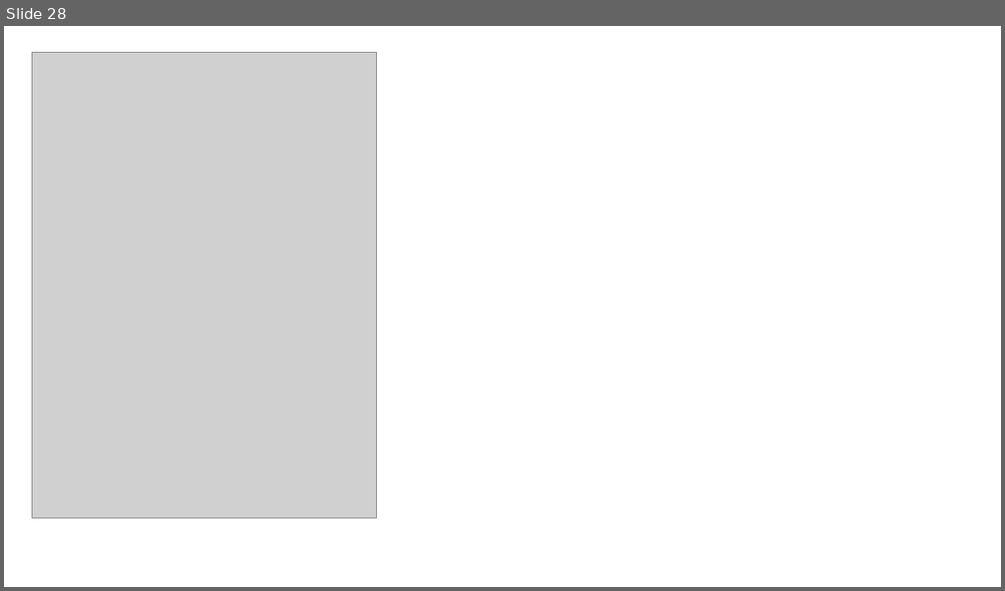
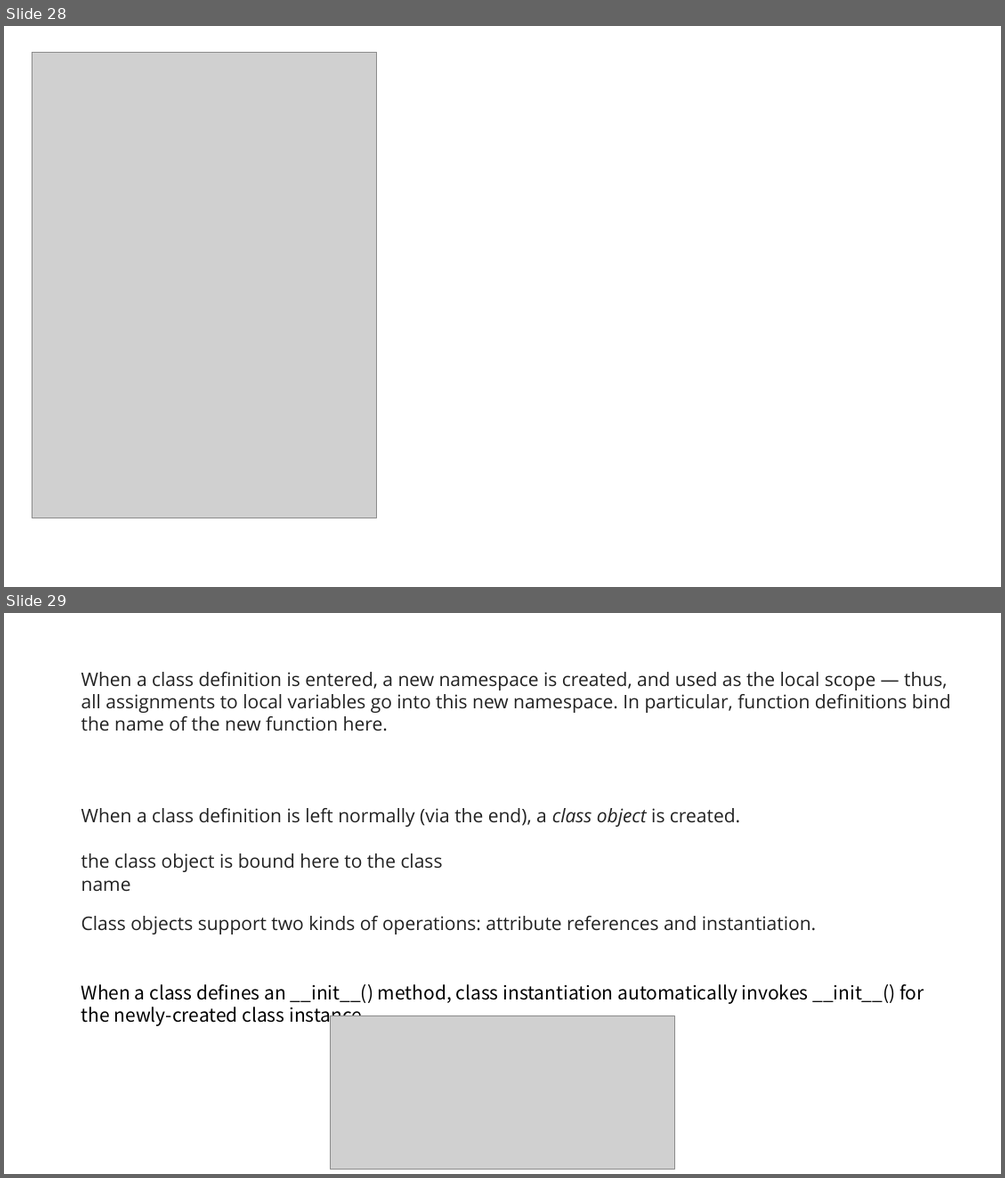
Before and after one commit to bilosikia/learnMarks, a slide deck: python.pptx. Shown one above the other, each under a label of ours: slide 28 before the commit, slides 28 and 29 after it. The pictures are 1005x591 and 1005x1178 pixels, drawn with LibreOffice and Linux fonts; fonts in the diff are those of the drawing; grey boxes stand for pictures. Boxes give left, top, right and bottom in pixels: in the first picture for what was removed or moved away, otherwise in the second. Text is boxed around its words. In the diff, an @@ line names an element or a change of style, - is before the commit and + after.

```diff
--- a/python.pptx
+++ b/python.pptx
@@ slide 29 added at bbox=[4, 613, 1001, 1174], background #FFFFFF @@
@@ text added at bbox=[81, 672, 951, 731], 18 pt, text #222222 @@
+When a class definition is entered, a new namespace is created, and used as the local scope — thus, all assignments to local variables go into this new namespace. In particular, function definitions bind the name of the new function here.
@@ text added at bbox=[81, 808, 740, 827], 18 pt, text #222222 @@
+When a class definition is left normally (via the end), a class object is created.
@@ text added at bbox=[81, 853, 443, 872], 18 pt, text #222222 @@
+the class object is bound here to the class name
@@ text added at bbox=[81, 916, 816, 934], 18 pt, text #222222 @@
+Class objects support two kinds of operations: attribute references and instantiation.
@@ text added at bbox=[81, 984, 923, 1026], 18 pt, text #000000 @@
+When a class defines an __init__() method, class instantiation automatically invokes __init__() for the newly-created class instance.
@@ picture added at bbox=[331, 1015, 675, 1168] @@
```
Also in this commit, not shown: 1 slide changed, 7 other slides added.
